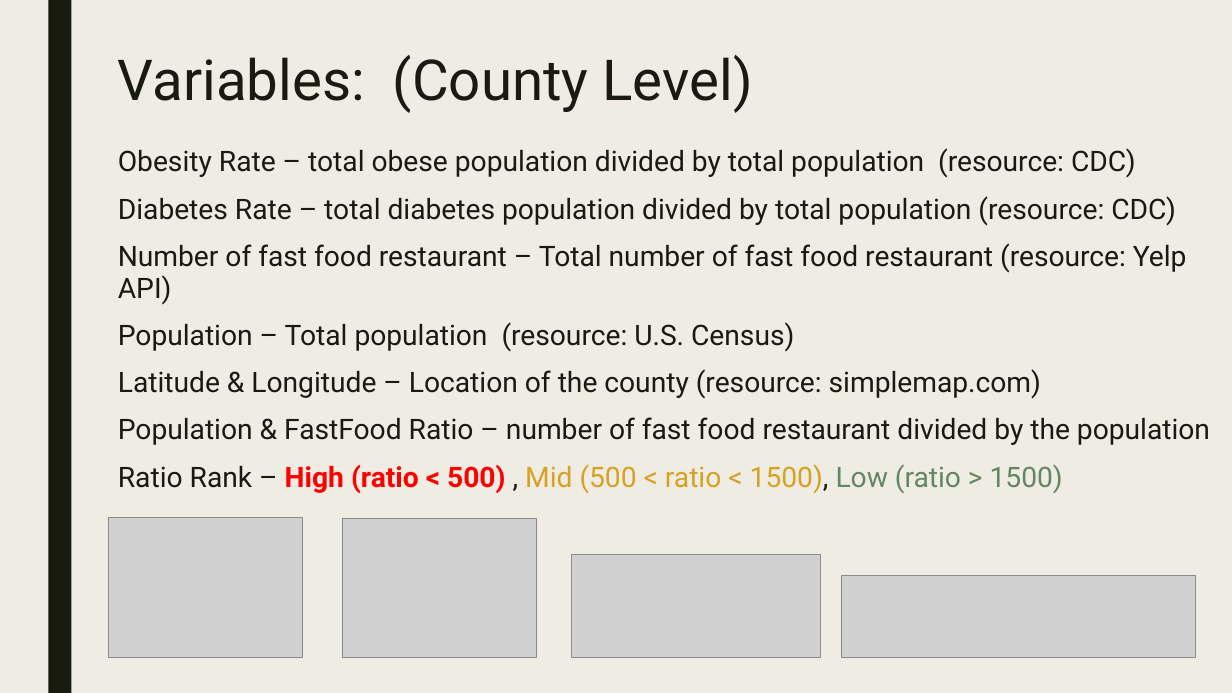
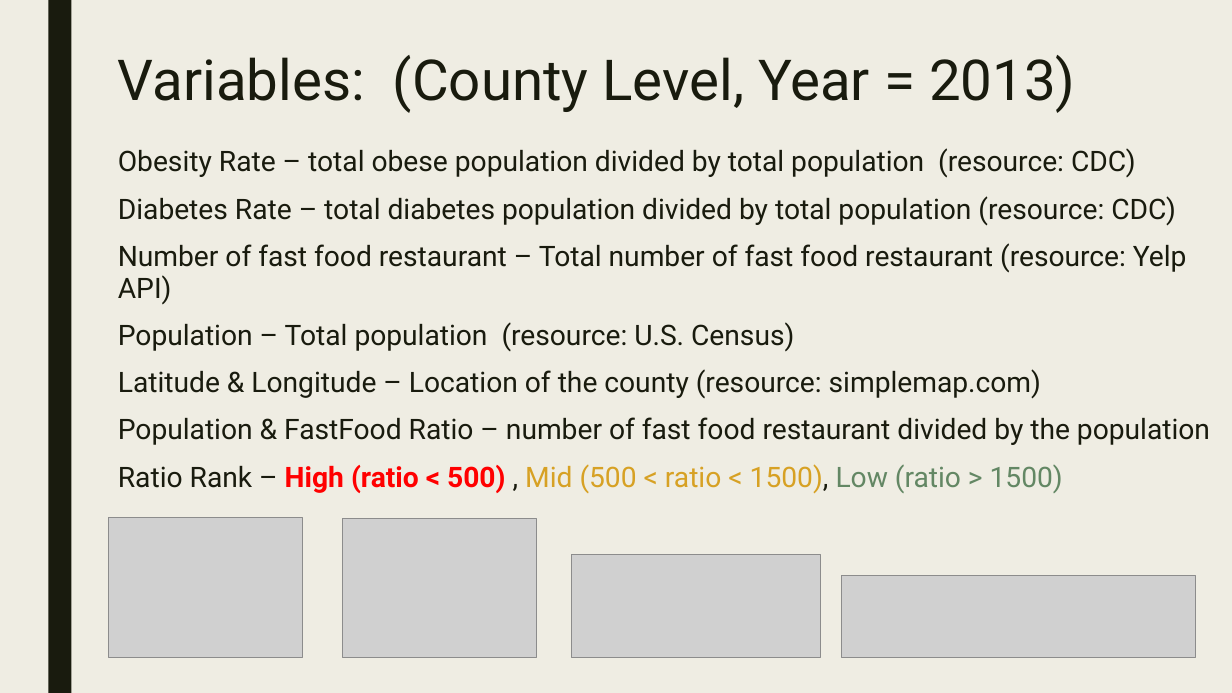
Before and after one commit to NormanLo4319/Food-Enviroment-Project, a slide deck: slide 8 of Project_Presentation.pptx (slide 7 before the commit). Drawn at 1232x693 pixels with LibreOffice and Linux fonts; fonts in the diff are those of the drawing; grey boxes stand for pictures. Boxes give left, top, right and bottom in pixels: in the first picture for what was removed or moved away, otherwise in the second. Text is boxed around its words. In the diff, an @@ line names an element or a change of style, - is before the commit and + after.

```diff
--- a/Project_Presentation.pptx
+++ b/Project_Presentation.pptx
@@ title at [118, 55, 1076, 113]: text changed @@
-Variables: (County Level)
+Variables: (County Level, Year = 2013)
```
Also in this commit, not shown: 11 other slides changed, 2 slides added, 2 other files.
